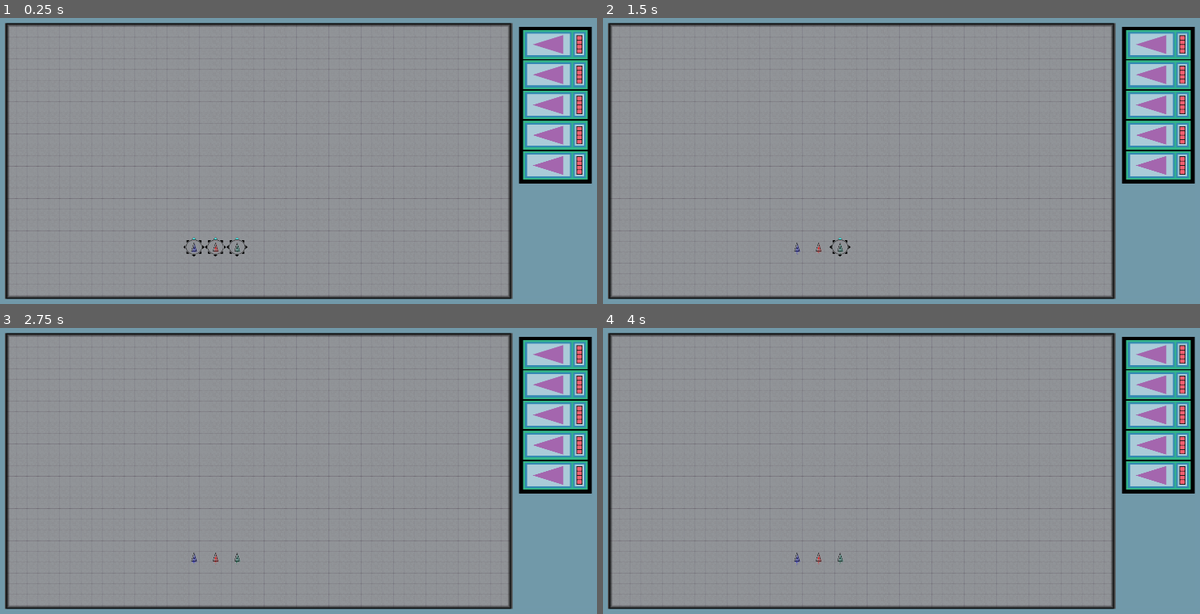
Above: before the commit, frames 1-4 (two rows, left to right).
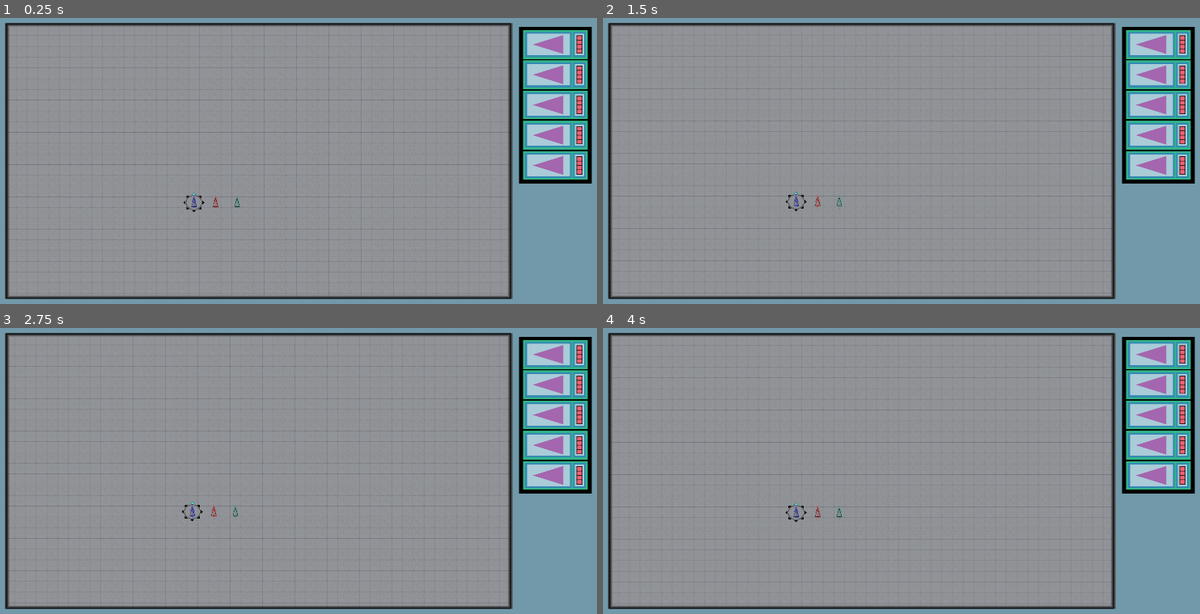
Above: after the commit, the same moments.

Repository: broosnemanic/race_game
Game: Godot game, scene res://scenes/game_control.tscn
Same seed, same stepped clock (60 frames per second), same inputs: the game is played once before the commit and once after it.
Inputs (mouse positions are in pixels of both pictures, inside the frame that each line leads up to):
- Up to frame 1 (0.25 s): no input
- Up to frame 2 (1.5 s): tap Enter at 0.5 s; move the mouse to (794, 246) at 0.52 s; hold Right 0.53-1.28 s; tap L at 0.6, 1.35 s; click (794, 246) at 0.67 s; tap Space at 1.25 s; move the mouse to (817, 246) at 1.27 s; hold Down from 1.28 s (still down); click (817, 246) at 1.42 s
- Up to frame 3 (2.75 s): tap Enter at 2 s; move the mouse to (238, 556) at 2.02 s; release Down at 2.03 s; hold Right from 2.03 s (still down); tap L at 2.1 s; click (238, 556) at 2.17 s
- Up to frame 4 (4 s): tap Space at 2.75 s; move the mouse to (847, 545) at 2.77 s; release Right at 2.78 s; hold Up 2.78-3.53 s; tap L at 2.85, 3.6 s; click (847, 545) at 2.92 s; tap Enter at 3.5 s; move the mouse to (1074, 525) at 3.52 s; hold Left from 3.53 s (still down); click (1074, 525) at 3.67 s

The runs differ from the first frame. In frame 1, 1.4% of the frame differs, in the area x 1-86%, y 28-84%; in frame 2, 1.1%; in frame 3, 1.2%; in frame 4, 1.4%.
Error before the commit: Cannot call method 'get_as_text' on a null value. (res://scripts/board.gd:111)
Error after the commit: Cannot call method 'get_as_text' on a null value. (res://scripts/board.gd:119)

Commit message:
pre-marker cleanup
Remove marker-direction-selection code - this is preremoval checkpoint

Diff:
--- a/scenes/ship.tscn
+++ b/scenes/ship.tscn
@@ -61,6 +61,7 @@
 color_ramp = SubResource("Gradient_tfsc7")
 
 [node name="DirectionWheel" parent="." unique_id=1065397687 instance=ExtResource("4_tfsc7")]
+visible = false
 
 [node name="Area" type="Area2D" parent="." unique_id=677697202 groups=["ship"]]
 
--- a/scripts/arrow_head.gd
+++ b/scripts/arrow_head.gd
@@ -1,7 +1,7 @@
 extends Node2D
 class_name ArrowHead
 
-var color: Color = Color.RED
+var color: Color = Color.WHITE
 var width: float = 100.0		# X direction
 var height: float = 150.0		# Y-direction
 var angle: float = 0.0			# Zero == pointing up
--- a/scripts/board.gd
+++ b/scripts/board.gd
@@ -52,6 +52,14 @@
 				save_track()
 			if t_event.keycode == KEY_L:
 				load_track()
+			if t_event.keycode == KEY_UP:
+				board_camera.offset += 10.0 * Vector2.UP
+			if t_event.keycode == KEY_DOWN:
+				board_camera.offset += 10.0 * Vector2.DOWN
+			if t_event.keycode == KEY_LEFT:
+				board_camera.offset += 10.0 * Vector2.LEFT
+			if t_event.keycode == KEY_RIGHT:
+				board_camera.offset += 10.0 * Vector2.RIGHT
 	if event is InputEventMouseButton:
 		var t_zoom: float = 0.01
 		var t_event: InputEventMouseButton = event
@@ -243,12 +251,7 @@
 
 
 # Size of one square in pixels
-var square_size: float:
-	set(a_size):
-		square_size = a_size
-		# TODO: is this necessary?
-		#var t_scale: float = a_size / Constants.ORIGINAL_SQUARE_SIZE
-		#grid_rect.scale = Vector2(t_scale, t_scale)
+var square_size: float
 
 
 # Size in squares
@@ -262,11 +265,12 @@
 # As it says
 func center_camera() -> void:
 	board_camera.offset = Vector2(0.5 * grid_rect.size.x, 0.5 * grid_rect.size.y)
+	board_camera.offset = Vector2(4096.0, 4626.0)
 
 
 # Position snapped to center of nearest square
-func snapped_pos(a_pos: Vector2) -> Vector2:
-	return pos_from_coords(Utilities.coords_from_pos(a_pos))
+#func snapped_pos(a_pos: Vector2) -> Vector2:
+	#return pos_from_coords(Utilities.coords_from_pos(a_pos))
 
 
 # As it says
--- a/scripts/constants.gd
+++ b/scripts/constants.gd
@@ -23,7 +23,10 @@
 
 const DEFAULT_SHIP_HEALTH: int = 3
 const SQUARE_SIZE: float = 128.0
-const MOVE_TIME: float = 0.2
+const ARROW_HEIGHT: float = 96
+const ARROW_WIDTH: float = 64
+const POINTER_WIDTH: float = 24
+const MOVE_TIME: float = 0.4
 #const SHIP_Z: int = 3
 # Tiling grid image is 256 px with 4x4 squares
 #const ORIGINAL_SQUARE_SIZE: float = 256.0 / 4.0
--- a/scripts/descrete_path.gd
+++ b/scripts/descrete_path.gd
@@ -41,6 +41,7 @@
 	point_markers = []
 
 
+# Display sprites representing points in `coords`
 func draw_points(a_coords: Array[Vector2i]) -> void:
 	clear_line()
 	coords = a_coords
@@ -54,9 +55,9 @@
 		#t_sprite.position = i_coord * Constants.ORIGINAL_SQUARE_SIZE
 		t_sprite.position = i_coord * square_size
 		point_markers.append(t_sprite)
-	if not point_markers.is_empty():
-		point_markers.back().modulate.a = 1.0
-		point_markers.back().scale = 0.25 * Vector2i.ONE
+	#if not point_markers.is_empty():
+		#point_markers.back().modulate.a = 1.0
+		#point_markers.back().scale = 0.25 * Vector2i.ONE
 
 
 func draw_from_endpoints(a_start: Vector2i, a_end: Vector2i) -> void:
--- a/scripts/direction_wheel.gd
+++ b/scripts/direction_wheel.gd
@@ -19,7 +19,7 @@
 const PI_DIV_4: float = PI / 4.0
 const MIN_WAIT: float = 0.1									# Minimum wait time between mouse position evaluations
 const MIN_DIST: float = 0.1									# Minimum distance between mouse positions to register as a change
-const CENTRAL_DIST: float = 64.0							# Defines area that registers as zero accelaration
+const CENTRAL_DIST: float = 32.0							# Defines area that registers as zero accelaration
 
 
 
--- a/scripts/game_control.gd
+++ b/scripts/game_control.gd
@@ -12,11 +12,13 @@
 const PLAYER_COUNT: int = 3
 
 
+# Ship inits for testing
 var ship_inits: Array[ShipInit] = [ShipInit.new(Vector2i(26, 40), Vector2i(0, 0)),
 									ShipInit.new(Vector2i(28, 40), Vector2i(0, 0)),
 									ShipInit.new(Vector2i(30, 40), Vector2i(0, 0)),
 									ShipInit.new(Vector2i(32, 40), Vector2i(0, 0))]
 
+# Object to hold ship starting data
 class ShipInit:
 	func _init(a_position: Vector2i, a_velocity: Vector2i) -> void:
 		position = a_position
@@ -25,14 +27,12 @@
 	var velocity: Vector2i
 
 
-
-
+#
 func _ready() -> void:
 	#board_setup()
 	board = board_prefab.instantiate()
 	board_container.add_child(board)
 	await get_tree().process_frame
-	#board.square_size = 64.0
 	board.square_size = Constants.SQUARE_SIZE
 	board.grid_size = Vector2i(64, 64)
 	board.center_camera()
@@ -42,13 +42,13 @@
 	new_game(PLAYER_COUNT, 0)
 	#activate_board_edit_mode()
 	await get_tree().process_frame
+	#Engine.time_scale = 0.25
 
 
-#
+# As it says
 func activate_board_edit_mode() -> void:
 	new_game(0, 0)
 	board.is_edit_mode = true
-
 
 
 #
@@ -93,43 +93,25 @@
 		t_ship.shadow.modulate.a = 0.25
 		t_ship.z_index = Constants.SHIP_Z_INDEX
 		t_ship.square_size = board.square_size
-		#t_ship.position = t_init.position * Constants.ORIGINAL_SQUARE_SIZE
+		t_ship.setup_arrowhead()
 		t_ship.position = t_init.position * board.square_size
 		t_ship.set_velocity(t_init.velocity)
-		#t_ship.position = start_pos_from_player(t_ship.player)
-		#if i_index == 0:
-			#t_ship.set_velocity(Vector2i(0, -5))
-		#if i_index == 1:
-			#t_ship.set_velocity(Vector2i(-4, -7))
-		#if i_index == 2:
-			#t_ship.set_velocity(Vector2i(0, -7))
 	if not ships.is_empty():
 		start_turn()
-		#board.on_ship_selected(ships[0])
 	ship_ready_report.resize(ships.size())
 	turn_index = 0
 	board.load_track()
 	board.set_player_order(0)
 
 
-#
+# 1st -> last; 2nd -> 1st; etc
 func increment_player_order() -> void:
 	board.increment_first_mover()
 
 
-#
+# As it says
 func start_turn() -> void:
 	board.select_first_ship()
-
-
-# Placeholder func to distribute starting positions
-func start_pos_from_player(a_player: int) -> Vector2:
-	var t_coord: Vector2i = Vector2i(1 * a_player + 26, 40)
-	if a_player == 0:
-		t_coord = Vector2i(32, 27)
-		ships[0].set_velocity(Vector2i(3, -2))
-
-	return board.pos_from_coords(t_coord)# + board.board_camera.offset
 
 
 # Check if all ships are ready; move all ships or select next ship
--- a/scripts/ship.gd
+++ b/scripts/ship.gd
@@ -42,15 +42,15 @@
 	setup_default_acc()
 	marker_pointer = Line2D.new()
 	marker_pointer.points = [Vector2.ZERO, Vector2.ZERO]
-	marker_pointer.modulate = Constants.player_color[player]
+	#marker_pointer.modulate = Constants.player_color[player]
 	marker_pointer.z_as_relative = true
 	marker_pointer.z_index = -1
-	marker_pointer.width = 5
+	marker_pointer.width = Constants.POINTER_WIDTH
 	add_child(marker_pointer)
 	area.mouse_entered.connect(func()->void:is_mouse_over = true)
 	area.mouse_exited.connect(func()->void:is_mouse_over = false)
 	sprite.modulate = Constants.player_color[player]
-	setup_arrowhead()
+	#setup_arrowhead()
 	area.area_entered.connect(on_area_entered)
 	area.add_to_group("ship")
 	z_as_relative = false
@@ -73,10 +73,12 @@
 
 func setup_arrowhead() -> void:
 	marker_arrow = ArrowHead.new()
-	marker_arrow.width = 20.0
-	marker_arrow.height = 20.0
-	marker_arrow.offset = Vector2(0.0, 20.0)
+	marker_arrow.width = Constants.ARROW_WIDTH
+	marker_arrow.height = Constants.ARROW_HEIGHT
+	marker_arrow.offset = Vector2(0.0, 0.0 * Constants.ARROW_HEIGHT)
+	#marker_arrow.color = shadow.modulate
 	marker_pointer.add_child(marker_arrow)
+	marker_pointer.modulate = shadow.modulate
 
 
 #func handle_marker_pointer() -> void:
@@ -179,8 +181,9 @@
 
 # Set `marker_pointer` to point at `a_pos`
 func point_at_position(a_pos: Vector2) -> void:
-	marker_pointer.points[1] = a_pos
-	marker_arrow.position = a_pos
+	var t_factor: float = (a_pos.length() - 0.25 * Constants.SQUARE_SIZE) / a_pos.length()
+	marker_pointer.points[1] = t_factor * a_pos
+	marker_arrow.position = t_factor * a_pos
 	marker_arrow.point_along_coords(Vector2.ZERO, a_pos)
 
 
